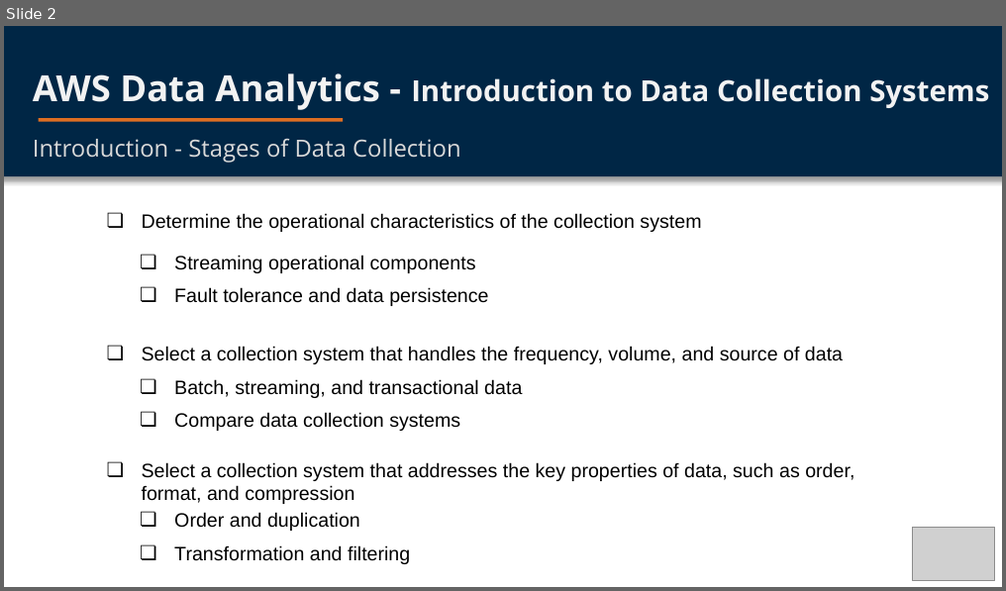
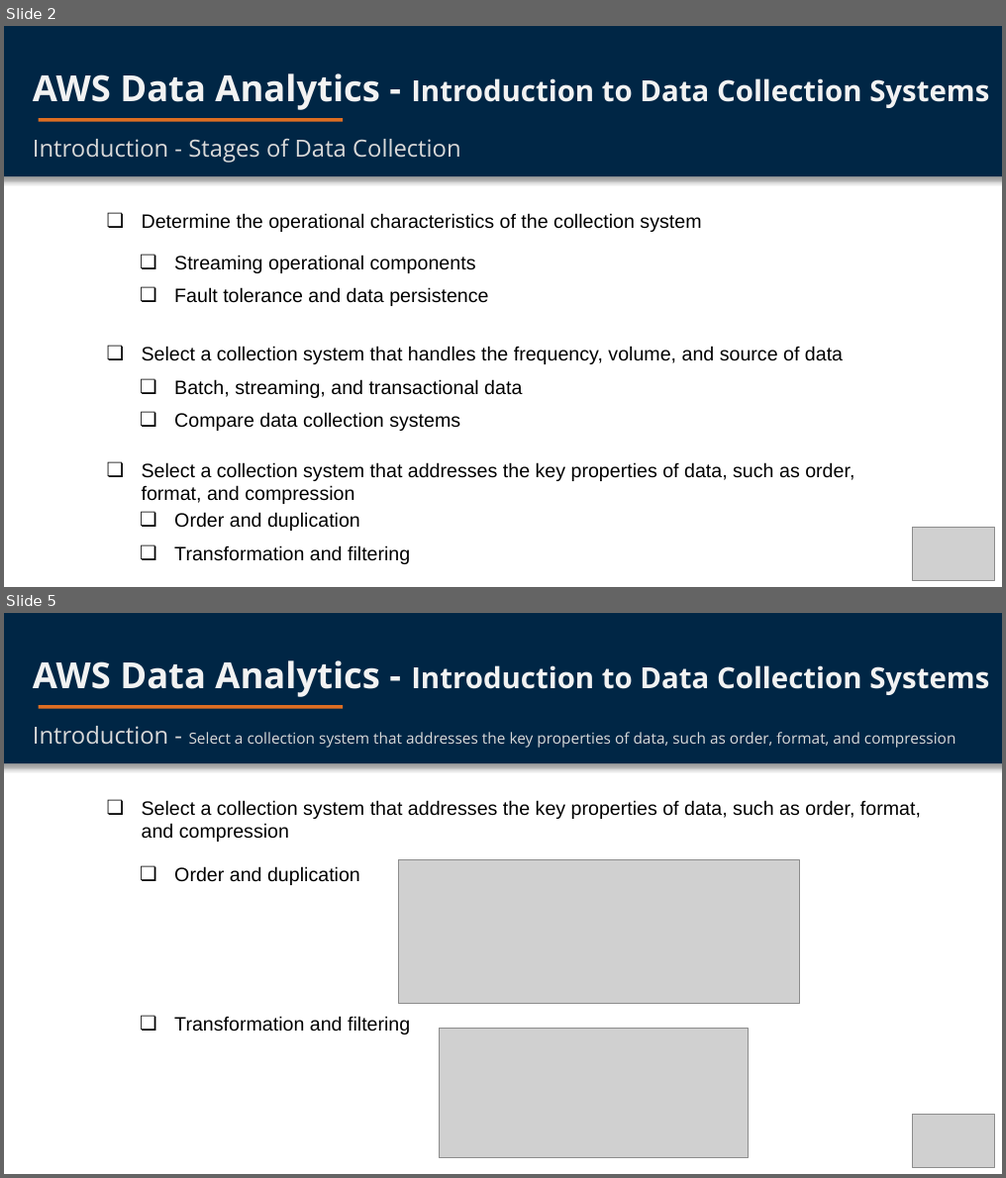
Before and after one commit to vbloise3/awsCert, a slide deck: public/Exam Notes/6-Introduction to data collection systems.pptx. Shown one above the other, each under a label of ours: slide 2 before the commit, slides 2 and 5 after it; the slides between them are not shown. The pictures are 1006x591 and 1006x1178 pixels, drawn with LibreOffice and Linux fonts; fonts in the diff are those of the drawing; grey boxes stand for pictures. Boxes give left, top, right and bottom in pixels: in the first picture for what was removed or moved away, otherwise in the second. Text is boxed around its words. In the diff, an @@ line names an element or a change of style, - is before the commit and + after.

Commit message:
added 6-intro to data collection systems

```diff
--- a/public/Exam Notes/6-Introduction to data collection systems.pptx
+++ b/public/Exam Notes/6-Introduction to data collection systems.pptx
@@ slide 5 added at <box>4,613,1002,1174</box>, background #FFFFFF @@
@@ rectangle added at <box>4,613,1002,763</box>, fill #002645 @@
@@ text added at <box>33,661,989,697</box>, 21 pt, text #F2F2F2, bold @@
+AWS Data Analytics - Introduction to Data Collection Systems
@@ text added at <box>33,726,921,842</box>, 11 pt, text #D9D9D9 @@
+Introduction - Select a collection system that addresses the key properties of data, such as order, format, and compression
@@ rectangle added at <box>38,705,343,709</box>, fill #DE6E22 @@
@@ text added at <box>189,732,956,748</box>, 14 pt, text #000000 @@
+❏ Select a collection system that addresses the key properties of data, such as order, format, and compression
@@ text added at <box>174,866,360,885</box>, 14 pt, text #000000 @@
+❏ Order and duplication
@@ picture added at <box>399,860,800,1004</box> @@
@@ text added at <box>174,1016,410,1035</box>, 14 pt, text #000000 @@
+❏ Transformation and filtering
@@ picture added at <box>439,1029,748,1158</box> @@
@@ picture added at <box>912,1114,994,1167</box> @@
```
Also in this commit, not shown: 3 other slides added.
